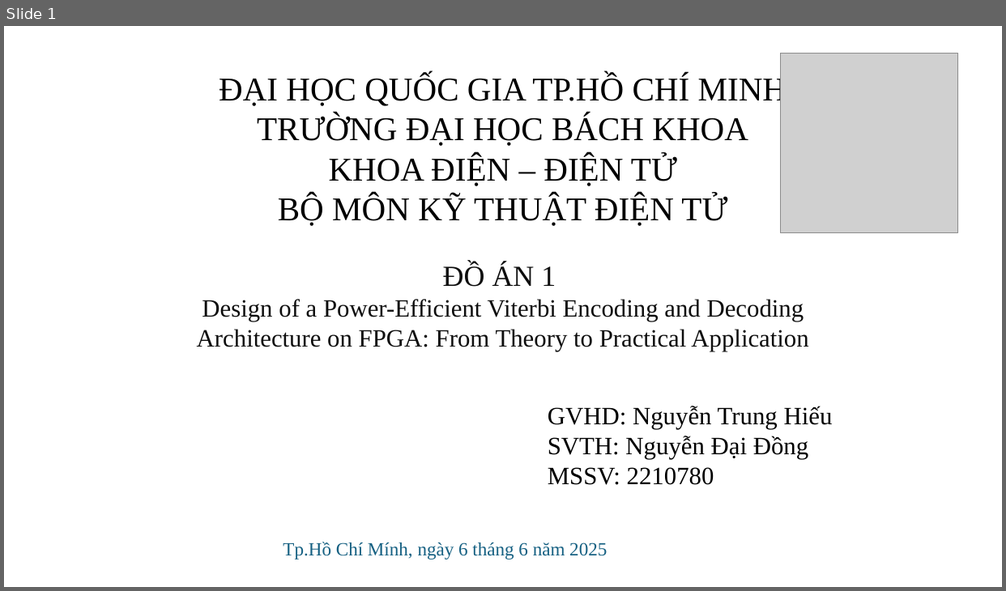
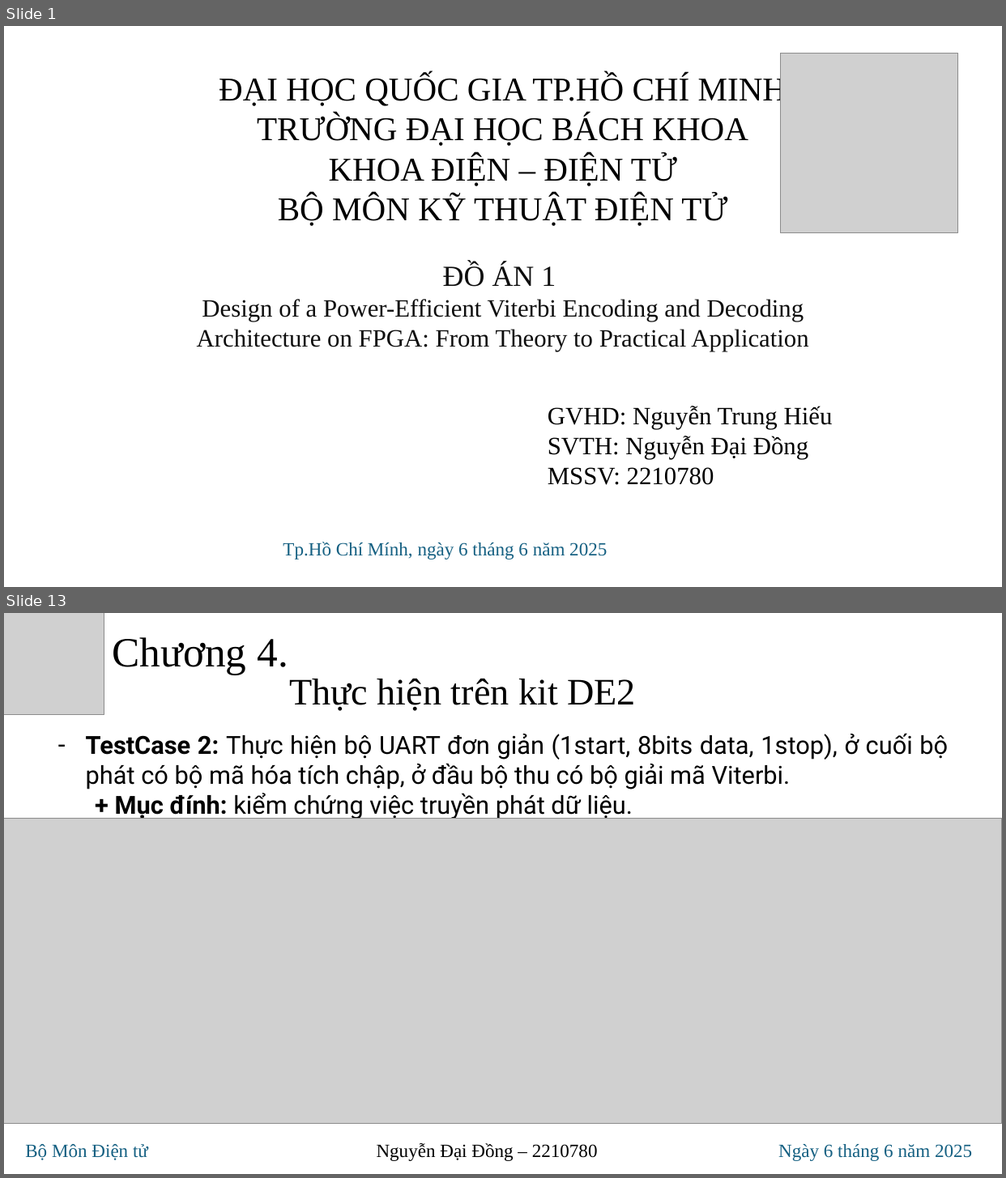
Before and after one commit to Noname-29-lnin/Viterbi_decoder, a slide deck: 20_doc/ppt/NguyenDaiDong-2210780.pptx. Shown one above the other, each under a label of ours: slide 1 before the commit, slides 1 and 13 after it; the slides between them are not shown. The pictures are 1006x591 and 1006x1178 pixels, drawn with LibreOffice and Linux fonts; fonts in the diff are those of the drawing; grey boxes stand for pictures. Boxes give left, top, right and bottom in pixels: in the first picture for what was removed or moved away, otherwise in the second. Text is boxed around its words. In the diff, an @@ line names an element or a change of style, - is before the commit and + after.

```diff
--- a/20_doc/ppt/NguyenDaiDong-2210780.pptx
+++ b/20_doc/ppt/NguyenDaiDong-2210780.pptx
@@ slide 13 added at [4, 613, 1002, 1174], background #FFFFFF @@
@@ picture added at [4, 613, 104, 715] @@
@@ text added at [113, 637, 288, 675], 40 pt, text #000000 @@
+Chương 4.
@@ text added at [290, 679, 636, 711], 36 pt, text #000000 @@
+Thực hiện trên kit DE2
@@ text added at [86, 733, 948, 820], 24 pt, text #000000 @@
+– TestCase 2: Thực hiện bộ UART đơn giản (1start, 8bits data, 1stop), ở cuối bộ phát có bộ mã hóa tích chập, ở đầu bộ thu có bộ giải mã Viterbi.
+  + Mục đính: kiểm chứng việc truyền phát dữ liệu.
@@ picture added at [4, 818, 1002, 1123] @@
@@ text added at [25, 1144, 972, 1161], 18 pt, text #156082 @@
+Bộ Môn Điện tử Nguyễn Đại Đồng – 2210780 Ngày 6 tháng 6 năm 2025
```
Also in this commit, not shown: 5 slides changed, 6 other slides added, 16 other files.
